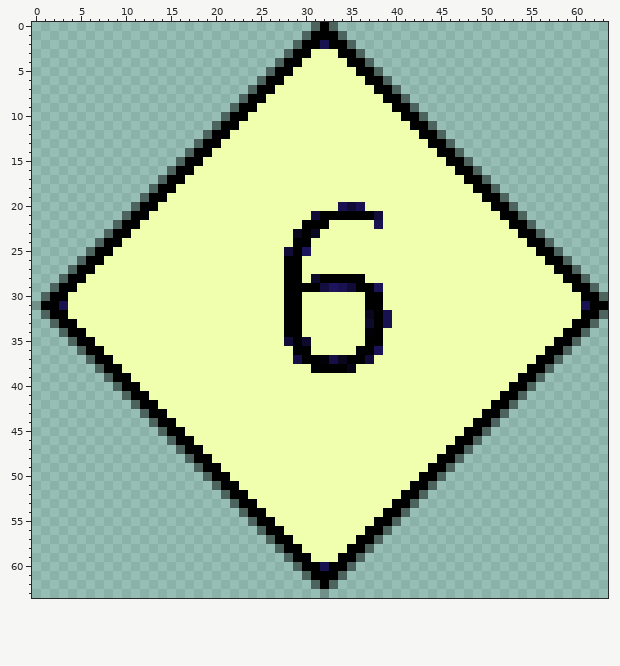
Pixel-art sprite, stored at Assets/Textures/BodyParts/bodypart_6.png. This is how it looked before the edit.
The file is 64x64 pixels. Colours within 5 levels of each other are drawn and written as one.
After the commit:
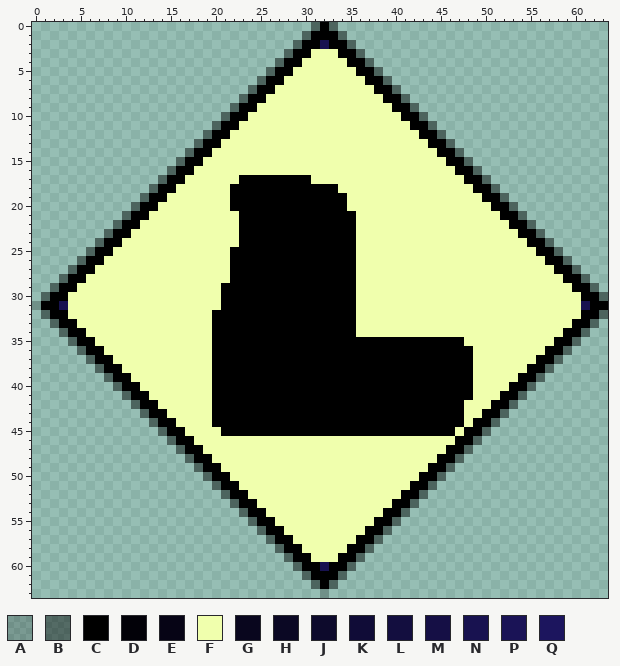
Palette (. is transparent): A #00000030  B #00000070  C #000000  D #020108  E #060415  F #f0ffad  G #09061e  H #0b0824  J #0d0a2c  K #100c37  L #130e3f  M #150f45  N #181250  P #1a1356  Q #1c155e
Edits made:
y 17: x 23..30 FFFFFFFF -> CCCCCCCC
y 18: x 22..33 FFFFFFFFFFFF -> CCCCCCCCCCCC
y 19: x 22..34 FFFFFFFFFFFFF -> CCCCCCCCCCCCC
y 20: x 22..36 FFFFFFFFFFFFNKN -> CCCCCCCCCCCCCFF
y 21: x 23..31 FFFFFFFFK -> CCCCCCCCC; x 36..38 CCK -> FFF
y 22: x 23..29 FFFFFFF -> CCCCCCC; x 33..35 FFF -> CCC; x 38 N -> F
y 23: x 23..29 FFFFFFG -> CCCCCCC; x 31..35 HFFFF -> CCCCC
y 24: x 23..28 FFFFFF -> CCCCCC; x 31..35 FFFFF -> CCCCC
y 25: x 22..28 FFFFFFK -> CCCCCCC; x 30..35 QFFFFF -> CCCCCC
y 26..27: x 22..27 FFFFFF -> CCCCCC; x 30..35 FFFFFF -> CCCCCC
y 28: x 22..27 FFFFFF -> CCCCCC; x 30..31 FJ -> CC; x 36 C -> F
y 29: x 21..27 FFFFFFF -> CCCCCCC; x 32..38 LQNKCCP -> CCCCFFF
y 30..31: x 21..27 FFFFFFF -> CCCCCCC; x 30..35 FFFFFF -> CCCCCC; x 37..38 CC -> FF
y 32: x 20..27 FFFFFFFF -> CCCCCCCC; x 30..35 FFFFFF -> CCCCCC; x 37..39 GCN -> FFF
y 33: x 20..27 FFFFFFFF -> CCCCCCCC; x 30..35 FFFFFF -> CCCCCC; x 37..39 JCN -> FFF
y 34: x 20..27 FFFFFFFF -> CCCCCCCC; x 30..35 FFFFFF -> CCCCCC; x 37..38 DC -> FF
y 35: x 20..28 FFFFFFFFK -> CCCCCCCCC; x 30..36 JFFFFFF -> CCCCCCC; x 39..47 FFFFFFFFF -> CCCCCCCCC
y 36: x 20..28 FFFFFFFFF -> CCCCCCCCC; x 31..36 FFFFFD -> CCCCCC; x 38..48 PFFFFFFFFFF -> CCCCCCCCCCC
y 37: x 20..29 FFFFFFFFFM -> CCCCCCCCCC; x 32..34 DMG -> CCC; x 37..48 KFFFFFFFFFFF -> CCCCCCCCCCCC
y 38: x 20..30 FFFFFFFFFFF -> CCCCCCCCCCC; x 35..48 EFFFFFFFFFFFFF -> CCCCCCCCCCCCCC
y 39..41: x 20..48 FFFFFFFFFFFFFFFFFFFFFFFFFFFFF -> CCCCCCCCCCCCCCCCCCCCCCCCCCCCC
y 42..44: x 20..47 FFFFFFFFFFFFFFFFFFFFFFFFFFFF -> CCCCCCCCCCCCCCCCCCCCCCCCCCCC
y 45: x 21..46 FFFFFFFFFFFFFFFFFFFFFFFFFF -> CCCCCCCCCCCCCCCCCCCCCCCCCC
